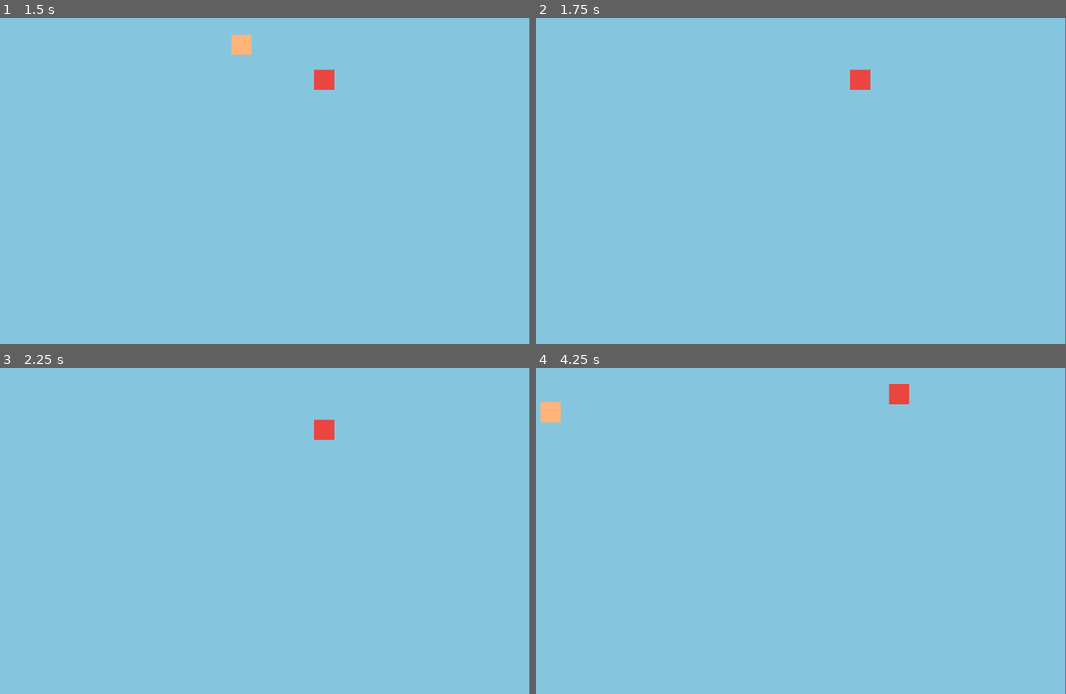
Above: before the commit, frames 1-4 (two rows, left to right).
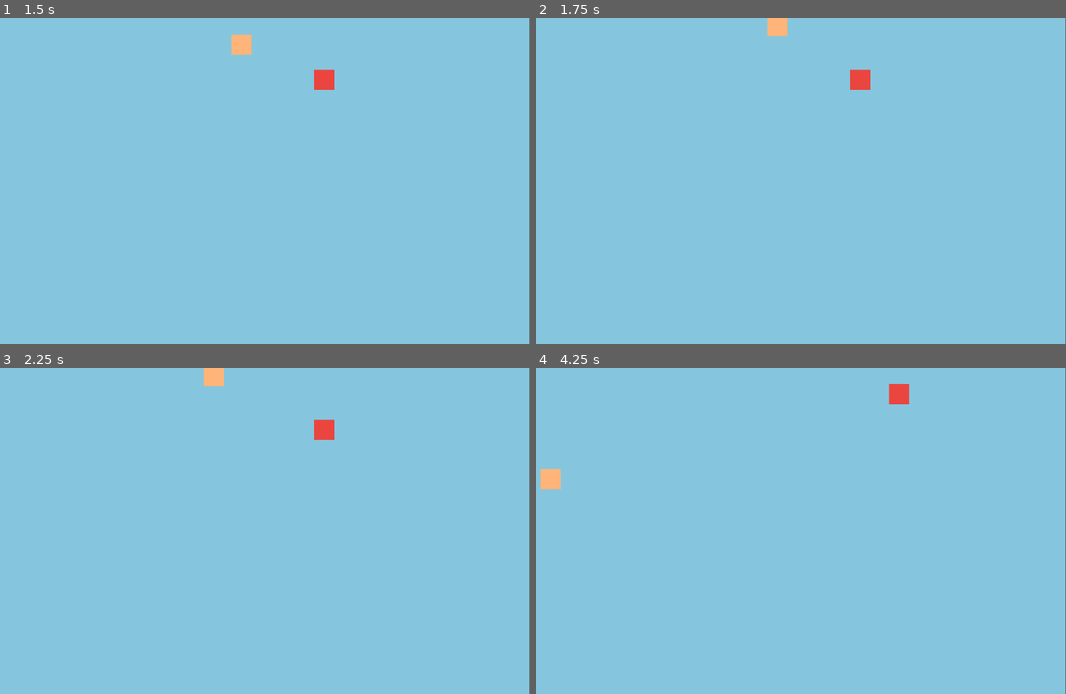
Above: after the commit, the same moments.

Repository: GuilhermeJuventino/Dog-Cleanup
Game: Godot game, scene res://prefabs/game.tscn
Two runs of this game, one before a commit and one after it. Both use one fixed random seed, a clock stepped at 60 frames per second and the inputs below.
Inputs:
- Up to frame 1 (1.5 s): hold Up (Up) from 0.53 s (still down)
- Up to frame 2 (1.75 s): keep holding Up (Up)
- Up to frame 3 (2.25 s): tap Enter at 2 s; release Up (Up) at 2.03 s; hold Left (Left) from 2.03 s (still down)
- Up to frame 4 (4.25 s): release Left (Left) at 3.53 s; hold Down (Down) from 3.53 s (still down)

Frame 1 is identical in both runs. In frame 2, 0.2% of the frame differs, in the area x 43-48%, y 0-6%; in frame 3, 0.2%; in frame 4, 0.5%, in the area x 0-5%, y 10-38%.

Commit message:
Added more comments and invisible walls in the game

Diff:
--- a/dog/dog.gd
+++ b/dog/dog.gd
@@ -1,4 +1,4 @@
-# Dog script (Which is here just to call move_and_slide()
+# Dog script (Which is here just to call move_and_slide())
 extends CharacterBody2D
 
 func _physics_process(_delta):
--- a/player/player.gd
+++ b/player/player.gd
@@ -1,4 +1,4 @@
-# Player script
+# Player script (Which is here just to call move_and_slide())
 extends CharacterBody2D
 
 func _physics_process(_delta):
--- a/prefabs/game.tscn
+++ b/prefabs/game.tscn
@@ -1,7 +1,13 @@
-[gd_scene load_steps=3 format=3 uid="uid://eecaou1la4r0"]
+[gd_scene load_steps=5 format=3 uid="uid://eecaou1la4r0"]
 
 [ext_resource type="PackedScene" uid="uid://clm0n1j2ufe5m" path="res://player/player.tscn" id="1_81pbg"]
 [ext_resource type="PackedScene" uid="uid://b4r2un1415tvy" path="res://dog/dog.tscn" id="2_x1pnv"]
+
+[sub_resource type="RectangleShape2D" id="RectangleShape2D_v4j1c"]
+size = Vector2(1152, 232)
+
+[sub_resource type="RectangleShape2D" id="RectangleShape2D_twsgb"]
+size = Vector2(245, 655)
 
 [node name="Game" type="Node2D"]
 
@@ -18,3 +24,43 @@
 
 [node name="Dog" parent="." instance=ExtResource("2_x1pnv")]
 position = Vector2(824, 136)
+
+[node name="TopLimit" type="StaticBody2D" parent="."]
+position = Vector2(0, -232)
+collision_layer = 16384
+collision_mask = 3
+
+[node name="LimitCollision" type="CollisionShape2D" parent="TopLimit"]
+position = Vector2(576, 116)
+shape = SubResource("RectangleShape2D_v4j1c")
+debug_color = Color(0.952941, 0.196078, 0.247059, 0.419608)
+
+[node name="BottomLimit" type="StaticBody2D" parent="."]
+position = Vector2(0, 654)
+collision_layer = 16384
+collision_mask = 3
+
+[node name="LimitCollision" type="CollisionShape2D" parent="BottomLimit"]
+position = Vector2(576, 116)
+shape = SubResource("RectangleShape2D_v4j1c")
+debug_color = Color(0.952941, 0.196078, 0.247059, 0.419608)
+
+[node name="LeftLimit" type="StaticBody2D" parent="."]
+position = Vector2(-248, -1)
+collision_layer = 16384
+collision_mask = 3
+
+[node name="LimitCollision" type="CollisionShape2D" parent="LeftLimit"]
+position = Vector2(125, 329)
+shape = SubResource("RectangleShape2D_twsgb")
+debug_color = Color(0.952941, 0.196078, 0.247059, 0.419608)
+
+[node name="RightLimit" type="StaticBody2D" parent="."]
+position = Vector2(1149, -2)
+collision_layer = 16384
+collision_mask = 3
+
+[node name="LimitCollision" type="CollisionShape2D" parent="RightLimit"]
+position = Vector2(125, 329)
+shape = SubResource("RectangleShape2D_twsgb")
+debug_color = Color(0.952941, 0.196078, 0.247059, 0.419608)
--- a/states/dog_idle.gd
+++ b/states/dog_idle.gd
@@ -10,15 +10,18 @@
 	wait_time = randf_range(1, 3)
 
 func enter():
+	# Randomizing the amount of time the dog will stay in idle state
 	randomize_wait()
 
 func update(delta: float):
+	# Checking if wait time has expired and transitioning to wander state if necessary
 	if wait_time > 0:
 		wait_time -= delta
 	else:
 		Transitioned.emit(self, "DogWander")
 
 func physics_update(_delta: float):
+	# Keeping dog's velocity to 0 during idle state to prevent it from moving while waiting
 	if dog:
 		dog.velocity.x = 0
 		dog.velocity.y = 0
--- a/states/player_idle.gd
+++ b/states/player_idle.gd
@@ -1,18 +1,20 @@
+# Player idle state class
 extends State
 class_name PlayerIdle
 
 @export var player: CharacterBody2D
 
 func enter():
+	# Debug print to check if player entered this state
 	print("Entered PlayerIdle")
 
 func update(_delta: float):
+	# Checking if any movement action has been pressed, and changing to move state if necessary
 	if player:
 		if Input.is_action_pressed("Left") or Input.is_action_pressed("Right"):
 			Transitioned.emit(self, "PlayerMove")
 		elif Input.is_action_pressed("Up") or Input.is_action_pressed("Down"):
 			Transitioned.emit(self, "PlayerMove")
 
-
 func physics_update(_delta: float):
 	pass
--- a/states/player_move.gd
+++ b/states/player_move.gd
@@ -1,4 +1,5 @@
 extends State
+# Player move state class
 class_name PlayerMove
 
 @export var player: CharacterBody2D
